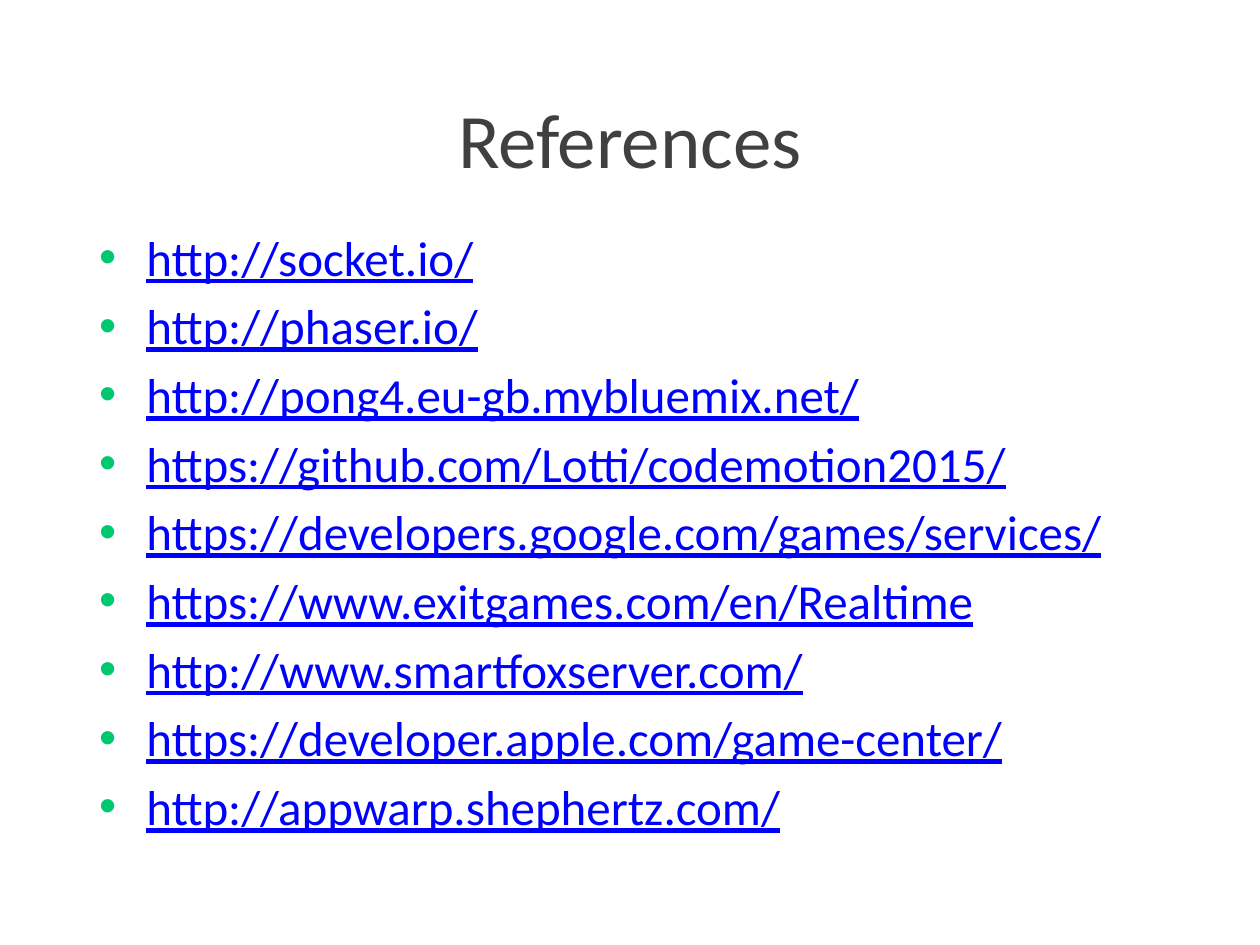
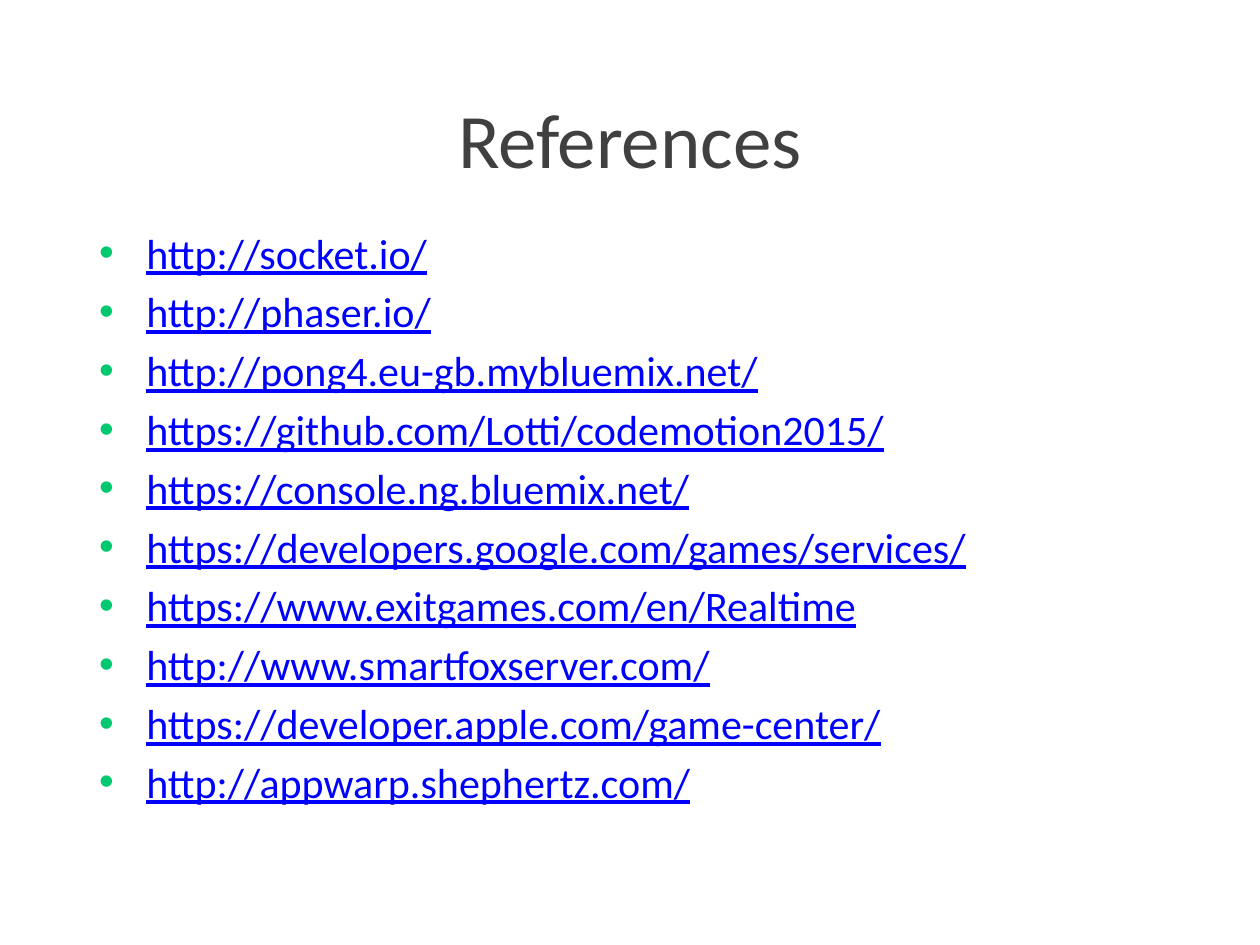
Before and after one commit to Lotti/codemotion2015, a slide deck: slide 29 of slides/slides.pptx (slide 27 before the commit). Drawn at 1260x945 pixels with LibreOffice and Linux fonts; fonts in the diff are those of the drawing; background and template pictures are left out. Boxes give left, top, right and bottom in pixels: in the first picture for what was removed or moved away, otherwise in the second. Text is boxed around its words. In the diff, an @@ line names an element or a change of style, - is before the commit and + after.

```diff
--- a/slides/slides.pptx
+++ b/slides/slides.pptx
@@ text at <box>146,239,965,805</box>: size 28 to 24 pt @@
@@ text at <box>146,474,689,512</box>: paragraph added @@
+• https://console.ng.bluemix.net/
```
Also in this commit, not shown: 8 other slides changed, 2 slides added, 2 other files.
